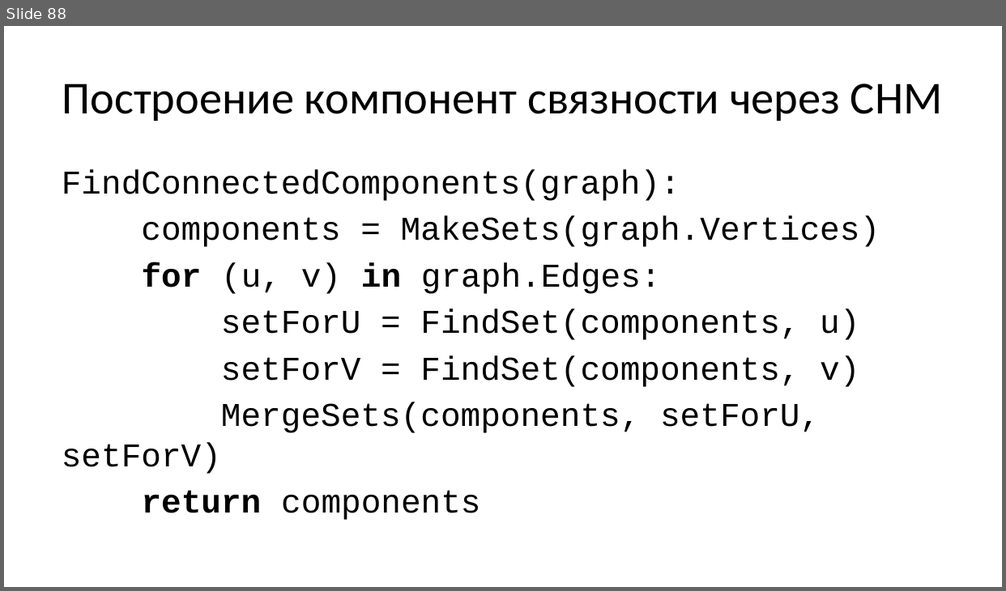
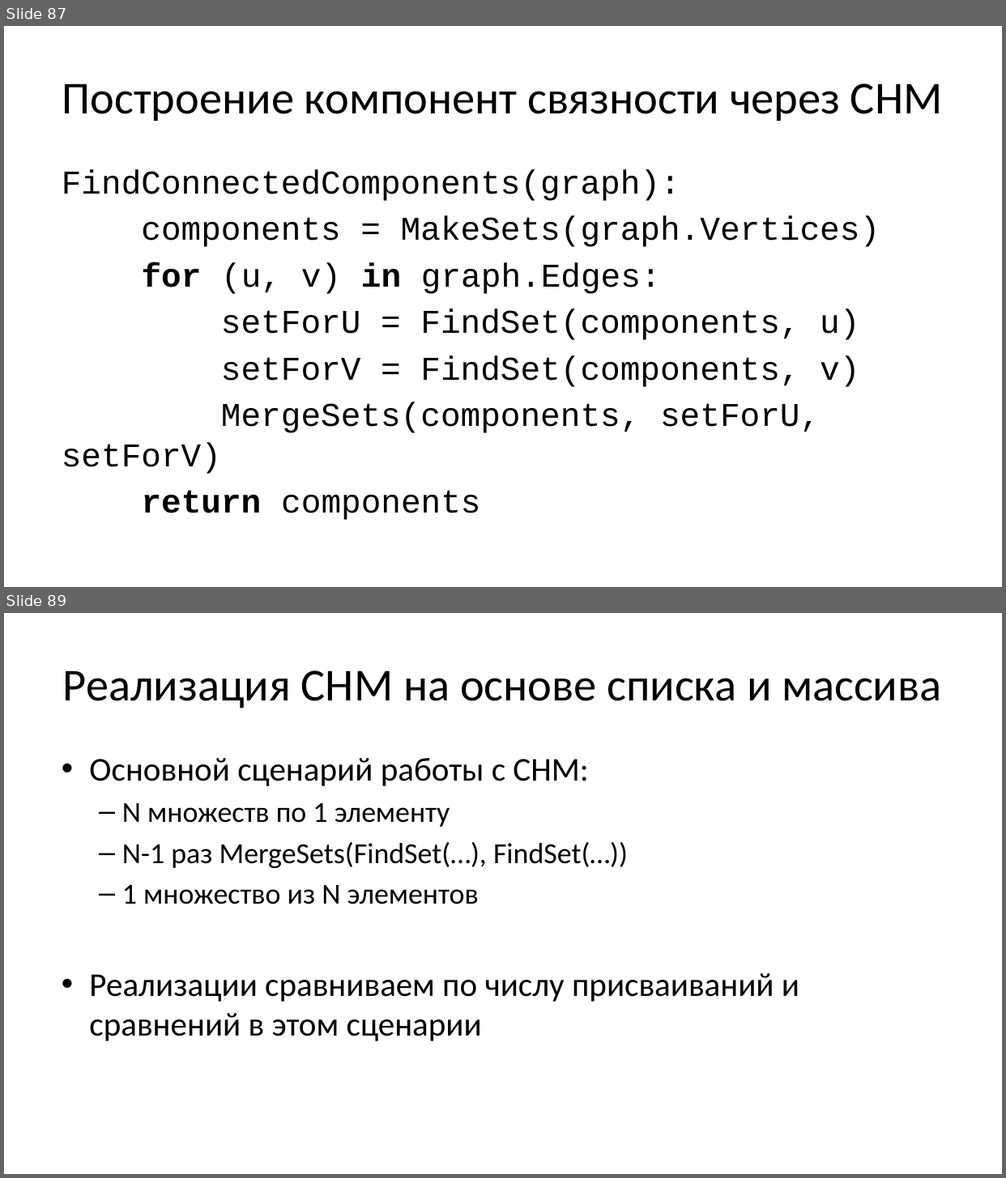
Before and after one commit to Evgueni-Petrov-aka-espetrov/Algorithms-and-Programming-in-C-pptx, a slide deck: 16 Обходы и каркасы графа.pptx. Shown one above the other, each under a label of ours: slide 88 before the commit, slides 87 and 89 after it; the slides between them are not shown. The pictures are 1006x591 and 1006x1178 pixels, drawn with LibreOffice and Linux fonts; fonts in the diff are those of the drawing. Boxes give left, top, right and bottom in pixels: in the first picture for what was removed or moved away, otherwise in the second. Text is boxed around its words. In the diff, an @@ line names an element or a change of style, - is before the commit and + after.

Commit message:
перенес vistor data внутрь visitor; уточнил, как сравниваем реализации снм; пояснил оптимизацию в алг Прима

```diff
--- a/16 Обходы и каркасы графа.pptx
+++ b/16 Обходы и каркасы графа.pptx
@@ slide 89 added at [4,613,1002,1174], background #FFFFFF @@
@@ title added at [63,671,941,709], 44 pt, text #000000 @@
+Реализация СНМ на основе списка и массива
@@ text added at [89,758,799,1041], 32 pt, text #000000 @@
+• Основной сценарий работы с СНМ:
+  – N множеств по 1 элементу
+  – N-1 раз MergeSets(FindSet(…), FindSet(…))
+  – 1 множество из N элементов
+• Реализации сравниваем по числу присваиваний и сравнений в этом сценарии
@@ what was slide 88 is now slide 87 @@
```
Also in this commit, not shown: 27 slides changed, 2 other slides added, 1 slide removed.
